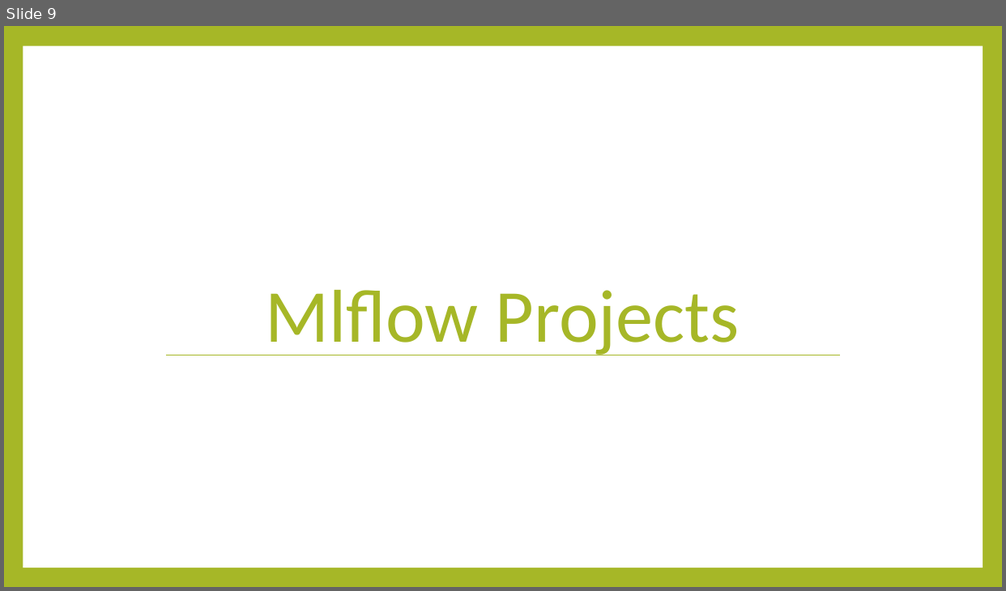
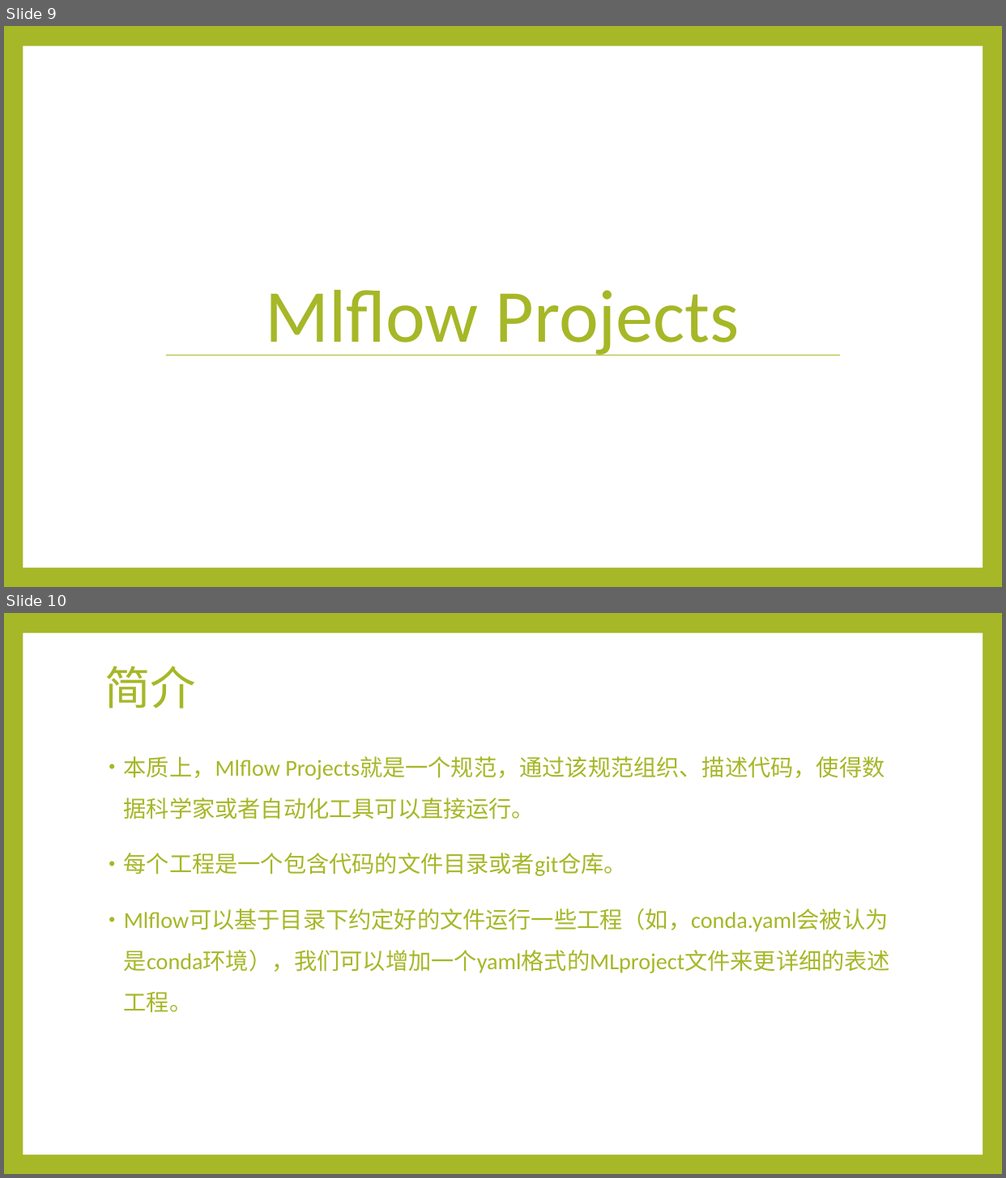
Before and after one commit to Alan-buaa/book, a slide deck: mlflow/MLflowpptx.pptx. Shown one above the other, each under a label of ours: slide 9 before the commit, slides 9 and 10 after it. The pictures are 1006x591 and 1006x1178 pixels, drawn with LibreOffice and Linux fonts; fonts in the diff are those of the drawing. Boxes give left, top, right and bottom in pixels: in the first picture for what was removed or moved away, otherwise in the second. Text is boxed around its words. In the diff, an @@ line names an element or a change of style, - is before the commit and + after.

```diff
--- a/mlflow/MLflowpptx.pptx
+++ b/mlflow/MLflowpptx.pptx
@@ slide 10 added at <box>4,613,1002,1174</box>, background #A6B727; not listed: 1 template element that a slide beside it also shows @@
@@ title added at <box>104,666,196,709</box>, 44 pt, text #A6B727 @@
+简介
@@ text added at <box>124,756,890,1013</box>, 22 pt, text #A6B727 @@
+• 本质上，Mlflow Projects就是一个规范，通过该规范组织、描述代码，使得数据科学家或者自动化工具可以直接运行。
+• 每个工程是一个包含代码的文件目录或者git仓库。
+• Mlflow可以基于目录下约定好的文件运行一些工程（如，conda.yaml会被认为是conda环境），我们可以增加一个yaml格式的MLproject文件来更详细的表述工程。
```
Also in this commit, not shown: 2 slides changed, 7 other slides added.
